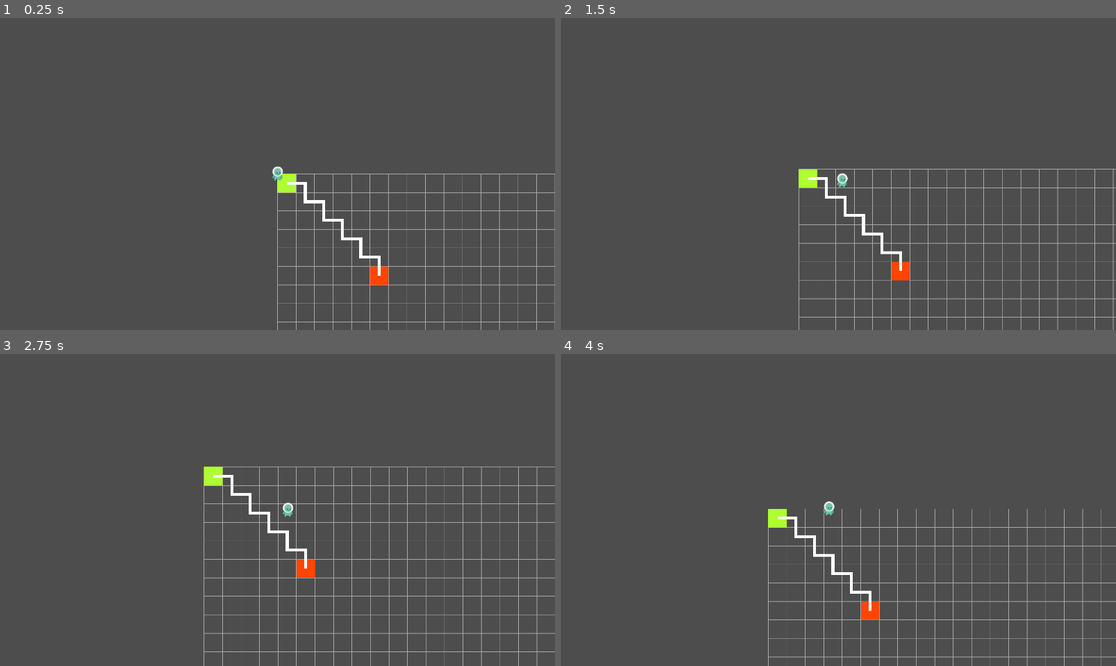
Above: before the commit, frames 1-4 (two rows, left to right).
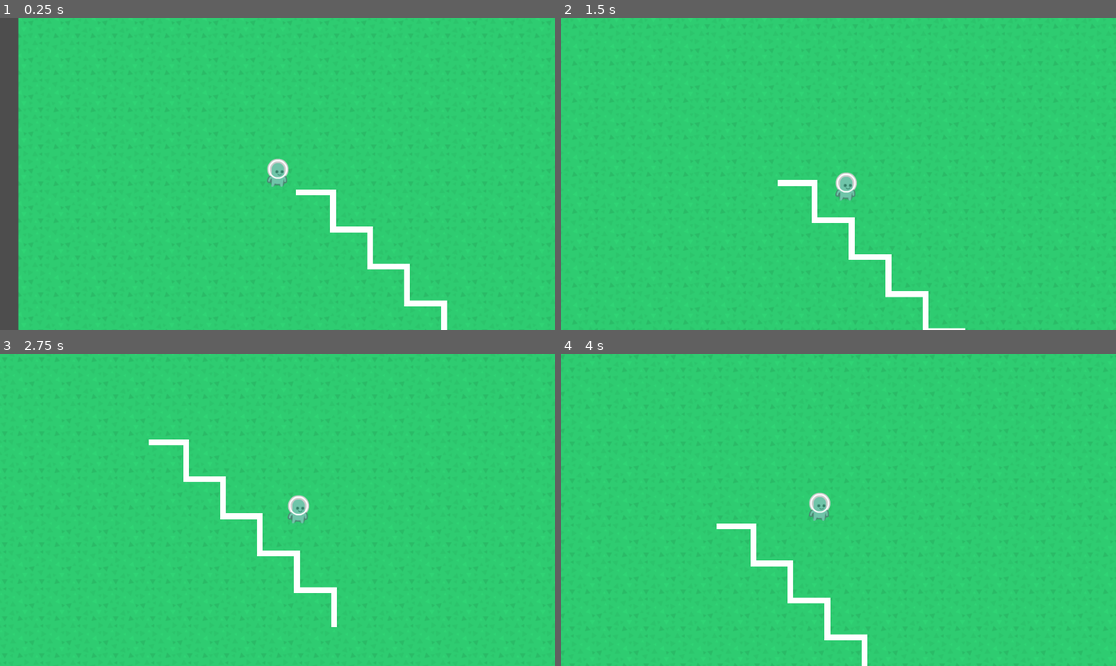
Above: after the commit, the same moments.

Repository: MennoGuldemond/RobinsWorld
Game: Godot game, scene res://main.tscn
The game is run twice, just before and just after one commit, with the same random seed, the same clock (stepped at 60 frames per second) and the same inputs.
Inputs:
- Up to frame 1 (0.25 s): no input
- Up to frame 2 (1.5 s): tap Enter at 0.5 s; hold D (right) 0.53-1.28 s; hold S (down) from 1.28 s (still down)
- Up to frame 3 (2.75 s): release S (down) at 2.03 s; hold D (right) from 2.03 s (still down)
- Up to frame 4 (4 s): release D (right) at 2.78 s; hold W (up) 2.78-3.53 s; hold A (left) from 3.53 s (still down)

The runs differ from the first frame. In frame 1, 97% of the frame differs, in the area x 3-100%, y 0-100%; in frame 2, 100%; in frame 3, 100%; in frame 4, 100%, in the area x 0-100%, y 0-100%.

Commit message:
random generated terrain test

Diff:
--- a/items/axe.tres
+++ b/items/axe.tres
@@ -4,5 +4,5 @@
 
 [resource]
 script = ExtResource("1_ougpa")
-name = "Axe"
-weight = 4.0
+name = ""
+weight = 0.0
--- a/main.tscn
+++ b/main.tscn
@@ -8,7 +8,6 @@
 [sub_resource type="TileSetAtlasSource" id="TileSetAtlasSource_p4a8r"]
 texture = ExtResource("1_3ywgq")
 texture_region_size = Vector2i(64, 64)
-use_texture_padding = false
 5:0/0 = 0
 6:0/0 = 0
 7:0/0 = 0
--- a/player/player.tscn
+++ b/player/player.tscn
@@ -14,6 +14,7 @@
 texture = ExtResource("1_a5d1f")
 
 [node name="Camera2D" type="Camera2D" parent="."]
+zoom = Vector2(2, 2)
 position_smoothing_enabled = true
 
 [node name="CollisionShape2D" type="CollisionShape2D" parent="."]
--- a/world/tileMap.gd
+++ b/world/tileMap.gd
@@ -1,4 +1,8 @@
 extends TileMap
+
+var moisture = FastNoiseLite.new()
+var temperature = FastNoiseLite.new()
+var altitude = FastNoiseLite.new()
 
 const ground_layer = 0
 const object_layer = 1
@@ -7,25 +11,45 @@
 const grass_index = Vector2i(6, 1)
 const dirt_index = Vector2i(11, 5)
 
+@export var width: int = 15
+@export var height: int = 15
+
+@onready var player = $"../Player"
+
 var rng = RandomNumberGenerator.new()
 var tile_data: Array = []
 
+func _ready():
+	moisture.seed = randi()
+	temperature.seed = randi()
+	altitude.seed = randi()
+	altitude.frequency = 0.005
 
-func _ready():
-	pass # Replace with function body.
+	# Generate world (store in array)
+	#for i in grid_width:
+		#tile_data.append([]) # append new row to the array for 2D effect
+		#for j in grid_height:
+			#var value = rng.randi_range(0, 2)
+			#tile_data[i].append(value)
+			#if (randf() > 0.2):
+				#set_cell(ground_layer, Vector2i(i, j), 3, grass_index)
+			#else:
+				#set_cell(ground_layer, Vector2i(i, j), 3, dirt_index)
 
 
 func _process(delta):
-	pass
+	generate_chunk(player.position)
 
-func generate(cell_size: Vector2i):
-	# Generate world (store in array)
-	for i in cell_size.x:
-		tile_data.append([]) # append new row to the array for 2D effect
-		for j in cell_size.y:
-			var value = rng.randi_range(0, 2)
-			tile_data[i].append(value)
-			if (randf() > 0.2):
-				set_cell(ground_layer, Vector2i(i, j), 3, grass_index)
+
+func generate_chunk(position):
+	var tile_pos = local_to_map(position)
+	for x in range(width):
+		for y in range(height):
+			#var moist = moisture.get_noise_2d(tile_pos.x-width/2 + x, tile_pos.y-height/2 + y)*10
+			#var temp = temperature.get_noise_2d(tile_pos.x-width/2 + x, tile_pos.y-height/2 + y)*10
+			var alt = altitude.get_noise_2d(tile_pos.x-width/2 + x, tile_pos.y-height/2 + y)*10
+
+			if alt < 2:
+				set_cell(ground_layer, Vector2i(tile_pos.x-width/2 + x, tile_pos.y-height/2 + y), 3, grass_index)
 			else:
-				set_cell(ground_layer, Vector2i(i, j), 3, dirt_index)
+				set_cell(ground_layer, Vector2i(tile_pos.x-width/2 + x, tile_pos.y-height/2 + y), 3, dirt_index)
